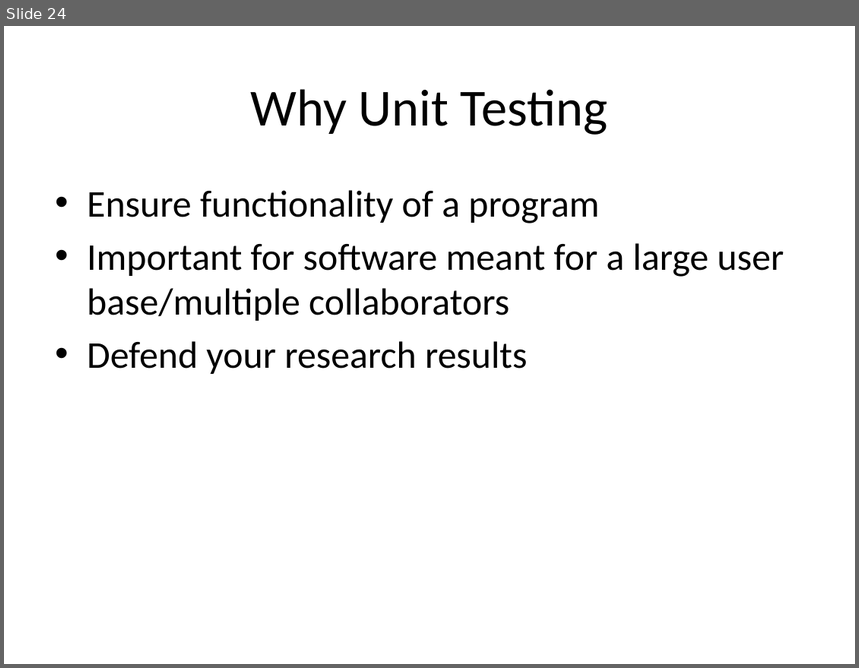
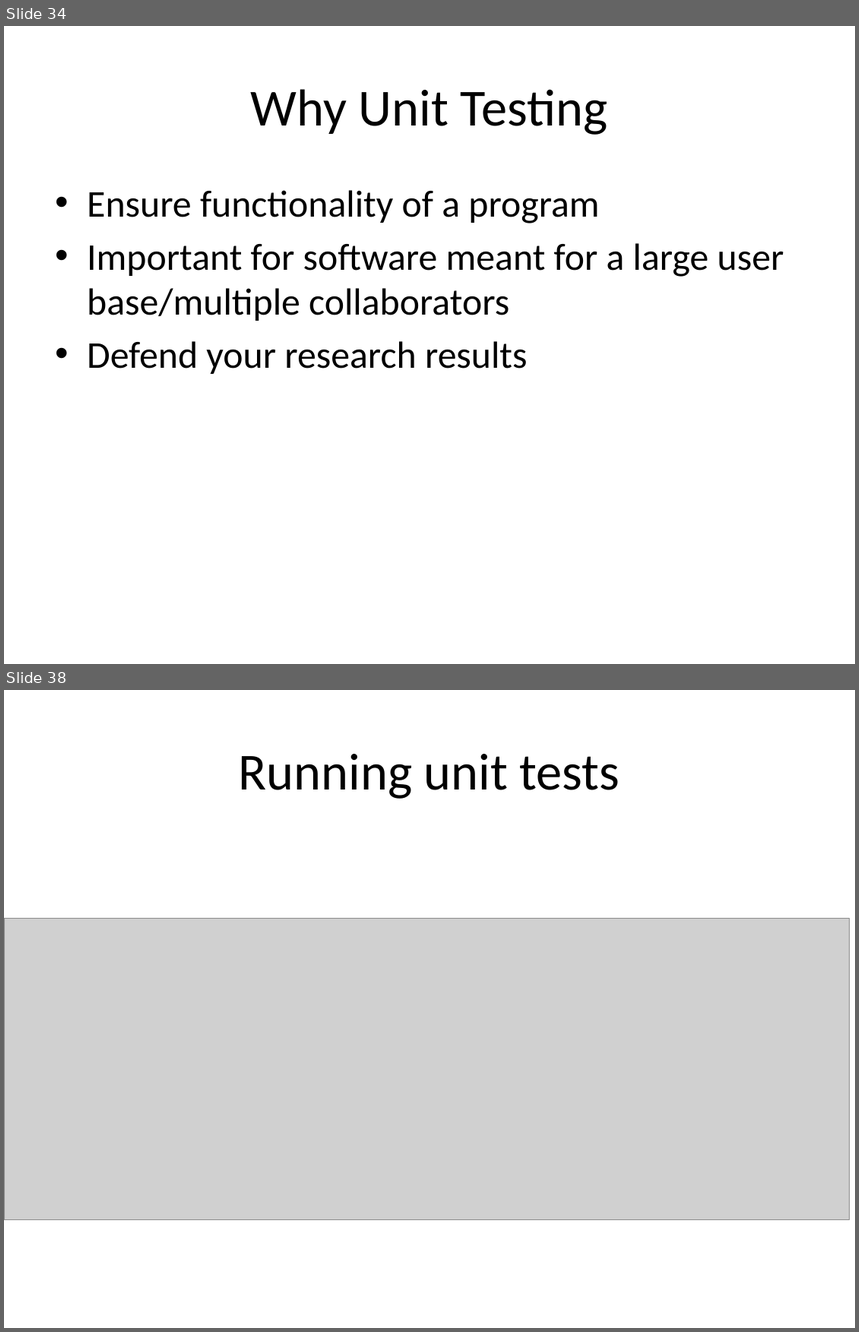
Before and after one commit to lkloh/USArray, a slide deck: BasicsOfCoding/BasicsOfCoding.pptx. Shown one above the other, each under a label of ours: slide 24 before the commit, slides 34 and 38 after it; the slides between them are not shown. The pictures are 859x668 and 859x1332 pixels, drawn with LibreOffice and Linux fonts; fonts in the diff are those of the drawing; grey boxes stand for pictures. Boxes give left, top, right and bottom in pixels: in the first picture for what was removed or moved away, otherwise in the second. Text is boxed around its words. In the diff, an @@ line names an element or a change of style, - is before the commit and + after.

```diff
--- a/BasicsOfCoding/BasicsOfCoding.pptx
+++ b/BasicsOfCoding/BasicsOfCoding.pptx
@@ slide 38 added at [4,690,855,1328], background #FFFFFF @@
@@ title added at [239,754,620,799], 44 pt, text #000000 @@
+Running unit tests
@@ picture added at [4,919,850,1220] @@
@@ what was slide 24 is now slide 34 @@
```
Also in this commit, not shown: 2 slides changed, 12 other slides added, 5 slides removed, 3 other files.
